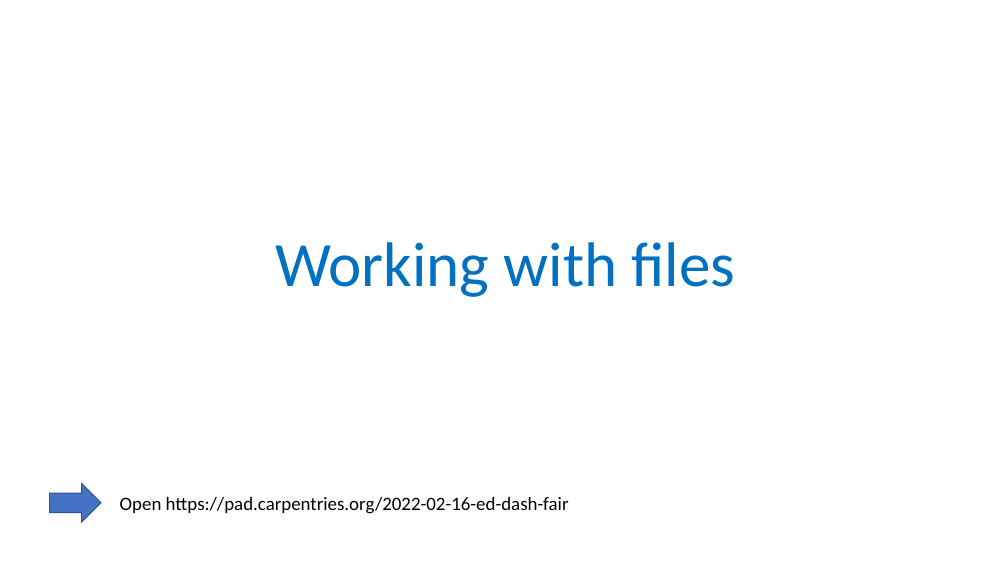
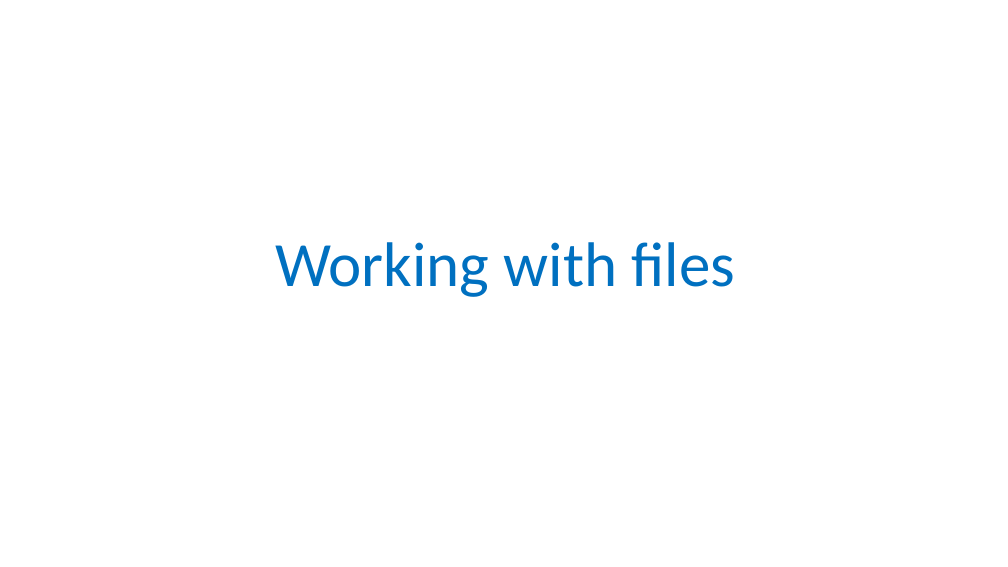
Before and after one commit to carpentries-incubator/fair-bio-practice, a slide deck: slide 1 of instructors/09-working-with-files_v3.0.pptx. Drawn at 1008x567 pixels with LibreOffice and Linux fonts; fonts in the diff are those of the drawing; background and template pictures are left out. Boxes give left, top, right and bottom in pixels: in the first picture for what was removed or moved away, otherwise in the second. Text is boxed around its words. In the diff, an @@ line names an element or a change of style, - is before the commit and + after.

```diff
--- a/instructors/09-working-with-files_v3.0.pptx
+++ b/instructors/09-working-with-files_v3.0.pptx
@@ down arrow removed at (x1=50, y1=484, x2=101, y2=522) @@
@@ text removed at (x1=120, y1=497, x2=569, y2=514) @@
-Open https://pad.carpentries.org/2022-02-16-ed-dash-fair
```
Also in this commit, not shown: 2 slides added, 1 slide removed, 1 other file.
